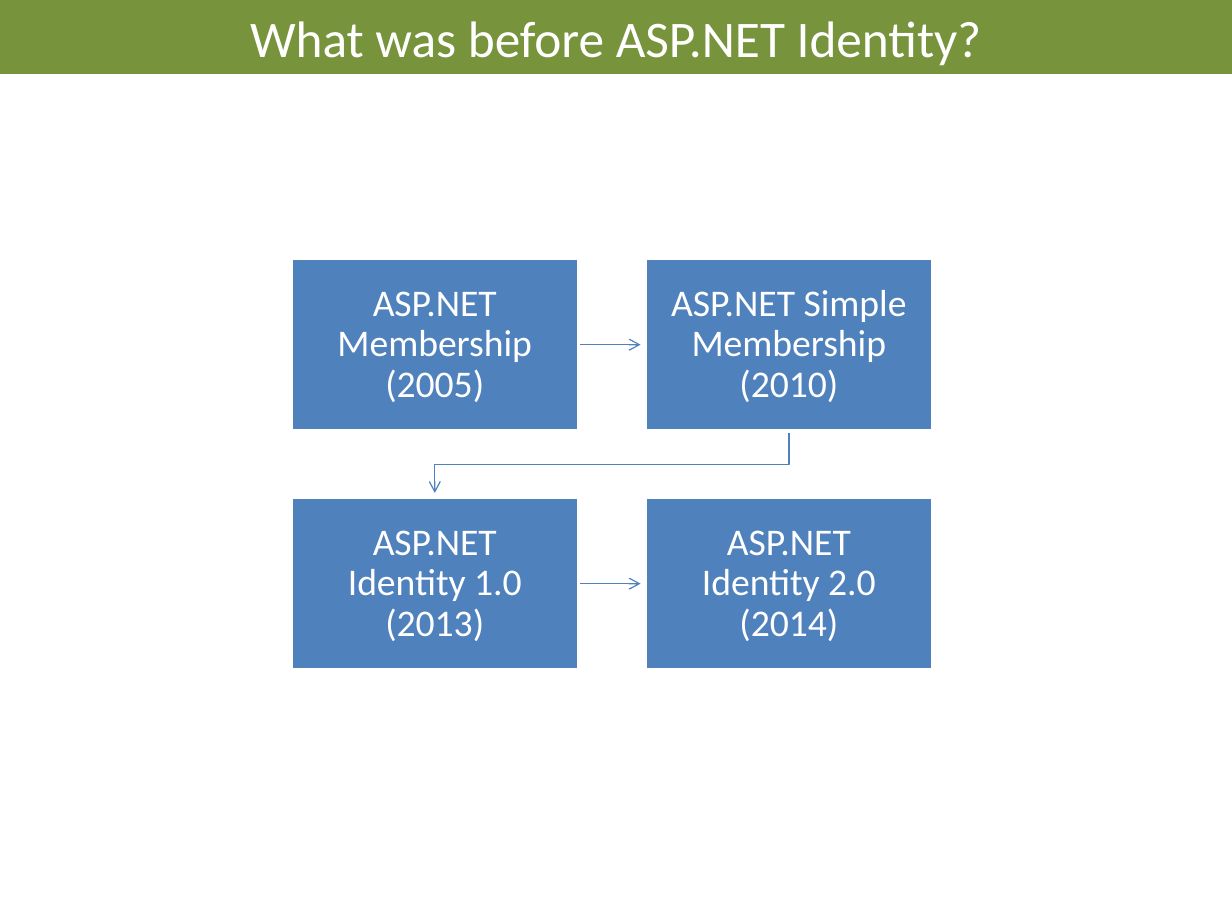
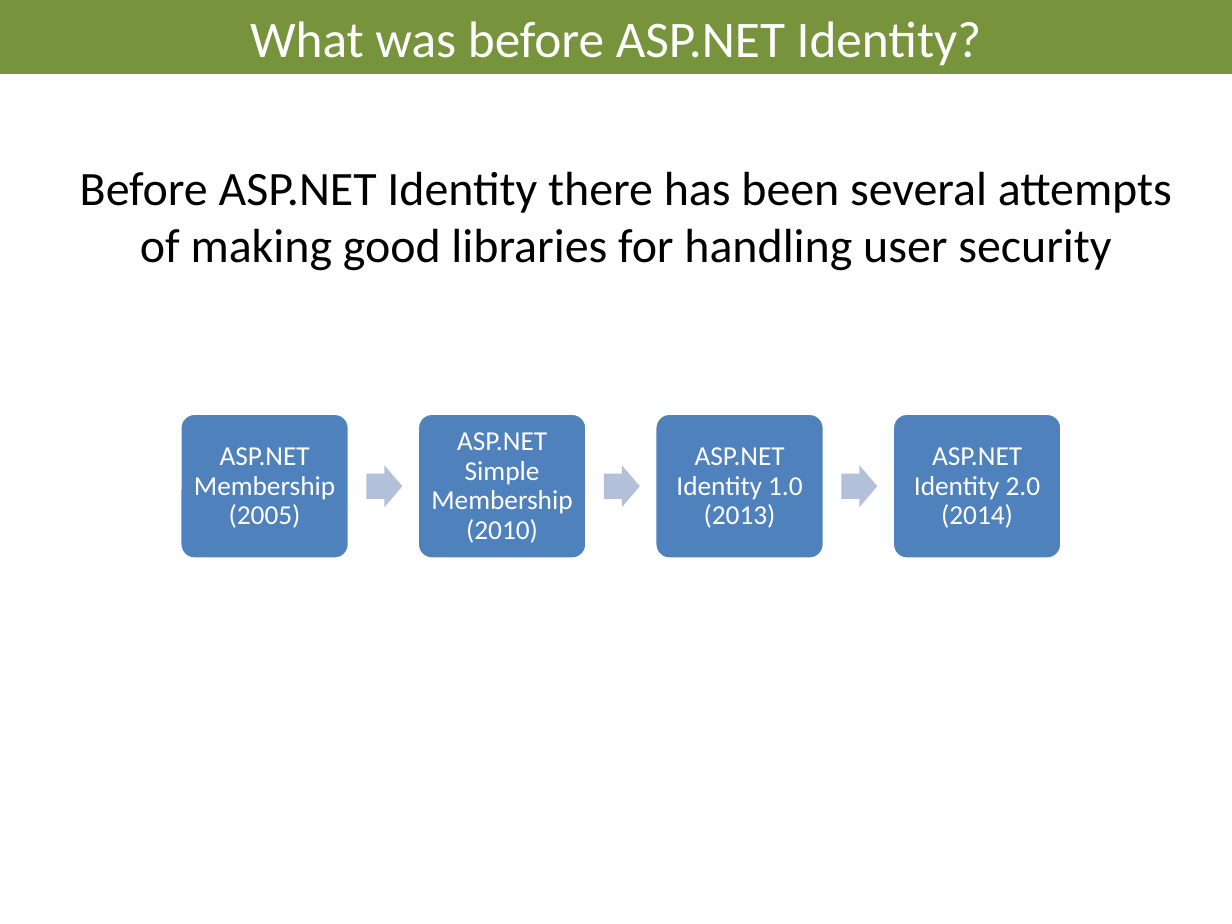
Before and after one commit to AndreasElffors/IdentityTemplate, a slide deck: slide 14 of Documents/Identity-Introduction.pptx (slide 13 before the commit). Drawn at 1232x924 pixels with LibreOffice and Linux fonts; fonts in the diff are those of the drawing; background and template pictures are left out. Boxes give left, top, right and bottom in pixels: in the first picture for what was removed or moved away, otherwise in the second. Text is boxed around its words. In the diff, an @@ line names an element or a change of style, - is before the commit and + after.

```diff
--- a/Documents/Identity-Introduction.pptx
+++ b/Documents/Identity-Introduction.pptx
@@ text added at (80,171,1172,271), 28 pt, text #000000 @@
+Before ASP.NET Identity there has been several attempts of making good libraries for handling user security
@@ text "ASP.NET Membership (2005)": place and size @@
-text "ASP.NET Membership (2005)" at (337,291,531,402)
+text "ASP.NET Membership (2005)" at (194,447,335,528)
@@ text "ASP.NET Simple Membership (2010)": place and size @@
-text "ASP.NET Simple Membership (2010)" at (671,290,907,402)
+text "ASP.NET Simple Membership (2010)" at (431,432,572,543)
@@ size 22 to 16 pt; less space between paragraphs in 4 elements at (914,447,1041,528), (194,447,335,528), (431,432,572,543), (676,447,803,528) @@
@@ text "ASP.NET Identity 1.0 (2013)": place and size @@
-text "ASP.NET Identity 1.0 (2013)" at (348,530,522,641)
+text "ASP.NET Identity 1.0 (2013)" at (676,447,803,528)
@@ group added at (180,413,1062,558): 4 rounded rectangles, 3 right arrows @@
@@ text "ASP.NET Identity 2.0 (2014)": place and size @@
-text "ASP.NET Identity 2.0 (2014)" at (702,530,876,641)
+text "ASP.NET Identity 2.0 (2014)" at (914,447,1041,528)
@@ group removed at (291,259,934,670): 4 rectangles, 3 freeform shapes @@
```
Also in this commit, not shown: 14 other slides changed, 1 slide added, 5 other files.
